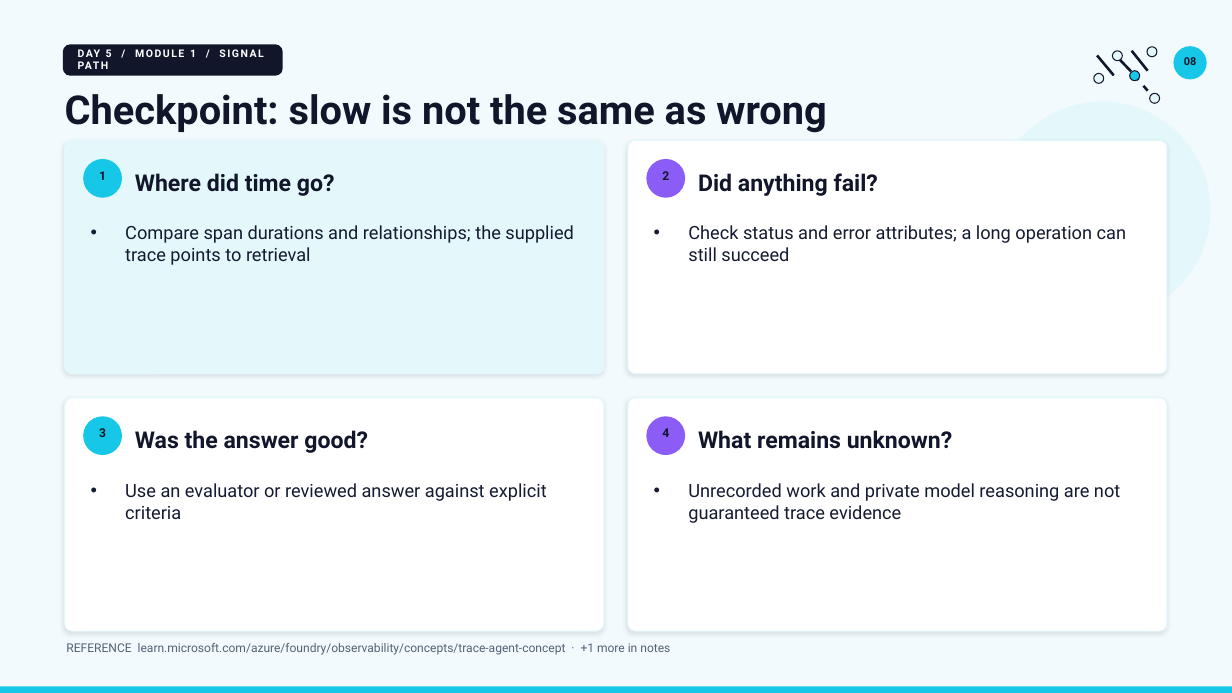
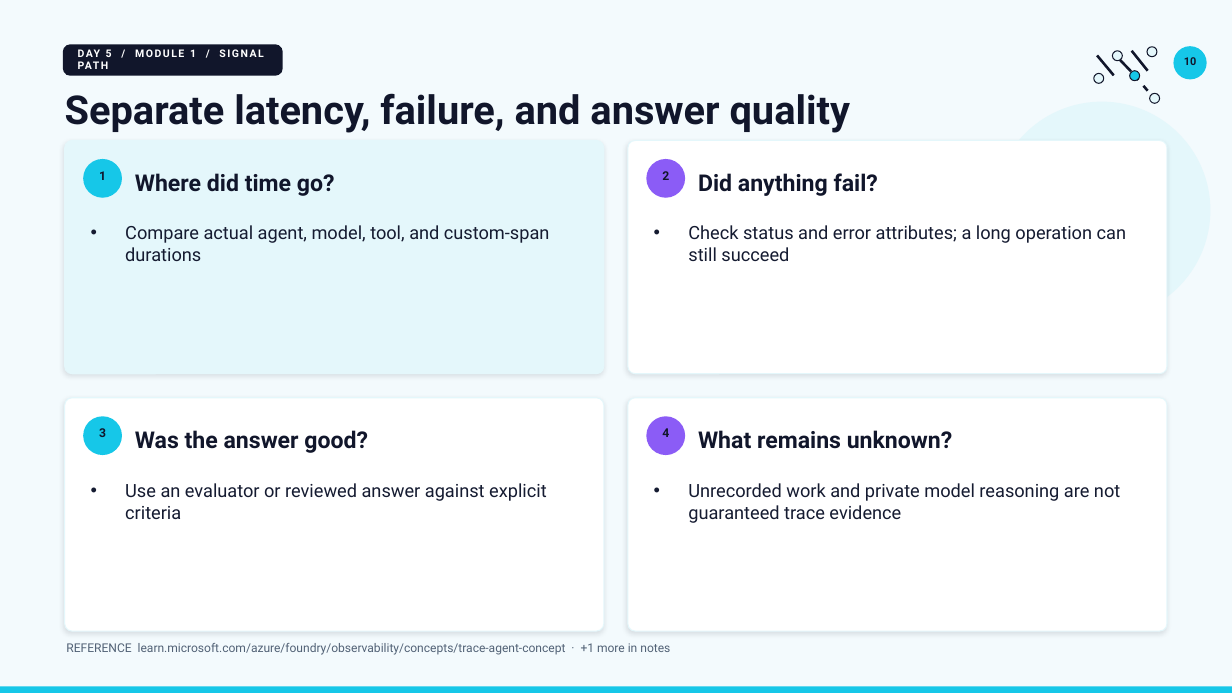
Before and after one commit to JimPiquant/Building-AI-Apps-and-Agents, a slide deck: slide 10 of decks/day5/module-1-observability-tracing.pptx (slide 8 before the commit). Drawn at 1232x693 pixels with LibreOffice and Linux fonts; fonts in the diff are those of the drawing. Boxes give left, top, right and bottom in pixels: in the first picture for what was removed or moved away, otherwise in the second. Text is boxed around its words. In the diff, an @@ line names an element or a change of style, - is before the commit and + after.

```diff
--- a/decks/day5/module-1-observability-tracing.pptx
+++ b/decks/day5/module-1-observability-tracing.pptx
@@ text at [1184,57,1197,65]: text changed @@
-08
+10
@@ text at [65,93,851,133]: text changed @@
-Checkpoint: slow is not the same as wrong
+Separate latency, failure, and answer quality
@@ text at [125,225,550,261]: text changed @@
-• Compare span durations and relationships; the supplied trace points to retrieval
+• Compare actual agent, model, tool, and custom-span durations
```
Also in this commit, not shown: 8 other slides changed, 2 slides added, 9 other files.
